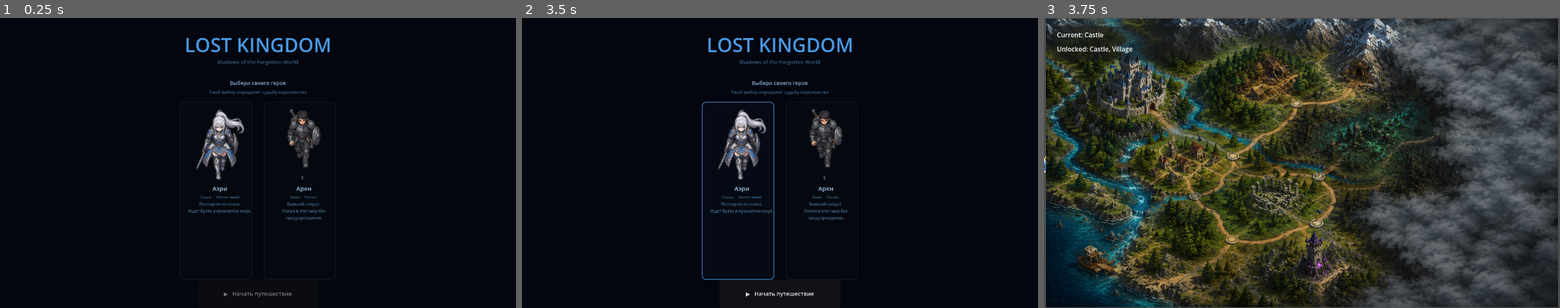
Above: before the commit, frames 1-3 (left to right).
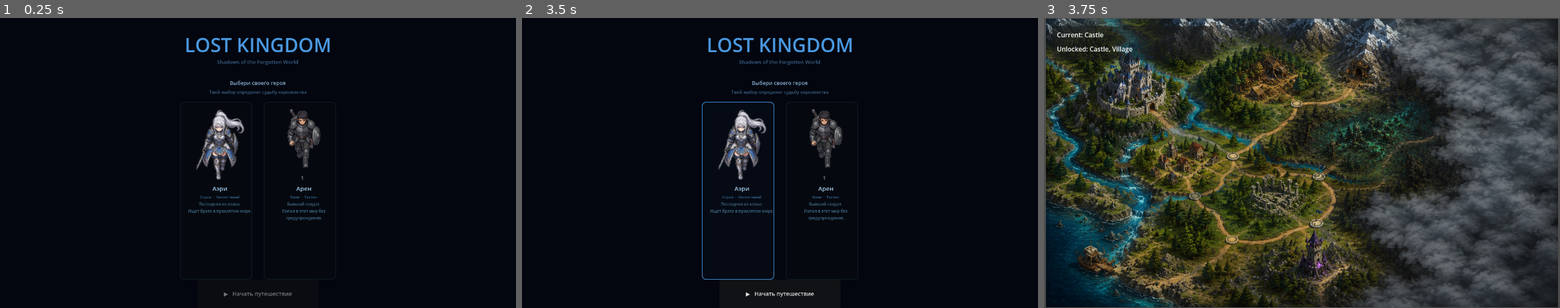
Above: after the commit, the same moments.

Repository: ikulikov99-tech/Lost-Kingdom
Game: Godot game, scene res://HeroSelect.tscn
Same seed, same stepped clock (60 frames per second), same inputs: the game is played once before the commit and once after it.
Inputs (mouse positions are in pixels of both pictures, inside the frame that each line leads up to):
- Up to frame 1 (0.25 s): no input
- Up to frame 2 (3.5 s): tap Enter at 0.5, 2 s; move the mouse to (893, 148) at 0.52 s; click (893, 148) at 0.67 s; tap Space at 1.25, 2.75 s; move the mouse to (676, 177) at 1.27 s; click (676, 177) at 1.42 s; move the mouse to (831, 99) at 2.02 s; click (831, 99) at 2.17 s; move the mouse to (754, 221) at 2.77 s; click (754, 221) at 2.92 s
- Up to frame 3 (3.75 s): click "▶ Начать путешествие" at 3.5 s

Frames 1-2 are identical in both runs. In frame 3, less than 0.1% of the frame differs, in the area x 0-19%, y 0-54%.

Commit message:
Fix waypoint coordinates (estimated from map screenshot)
Coordinates recalculated for WorldMap at (0,0) with Camera zoom 0.76.
Hero start position updated to Castle (-590, -240).
These are approximate - need fine-tuning in Godot editor.

Co-Authored-By: Claude Sonnet 4.6 <noreply@anthropic.com>

Diff:
--- a/Main.gd
+++ b/Main.gd
@@ -5,11 +5,11 @@
 @onready var unlocked_label: Label = $UI/StatusPanel/UnlockedLabel
 
 const WAYPOINTS := {
-	"Castle":    Vector2(-851, 10),
-	"Village":   Vector2(-682, -341),
-	"Mine":      Vector2(-409, -572),
-	"Ruins":     Vector2(-419, -214),
-	"MageTower": Vector2(-366, -115),
+	"Castle":    Vector2(-590, -240),
+	"Village":   Vector2(-435, -20),
+	"Mine":      Vector2(-35, -315),
+	"Ruins":     Vector2(-330, 125),
+	"MageTower": Vector2(0, 285),
 }
 
 const ROUTES := {
--- a/Main.tscn
+++ b/Main.tscn
@@ -14,7 +14,7 @@
 texture = ExtResource("1_map")
 
 [node name="Hero" type="CharacterBody2D" parent="."]
-position = Vector2(-851, 10)
+position = Vector2(-590, -240)
 script = ExtResource("3_hero")
 
 [node name="AnimatedSprite2D" type="AnimatedSprite2D" parent="Hero"]
Not shown, changed: MAP_COORDINATES.md
